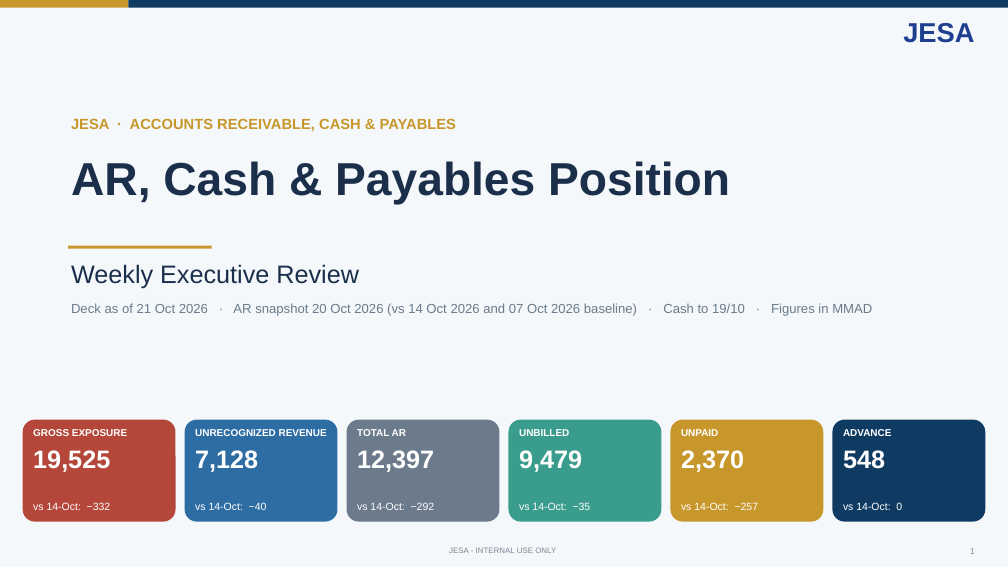
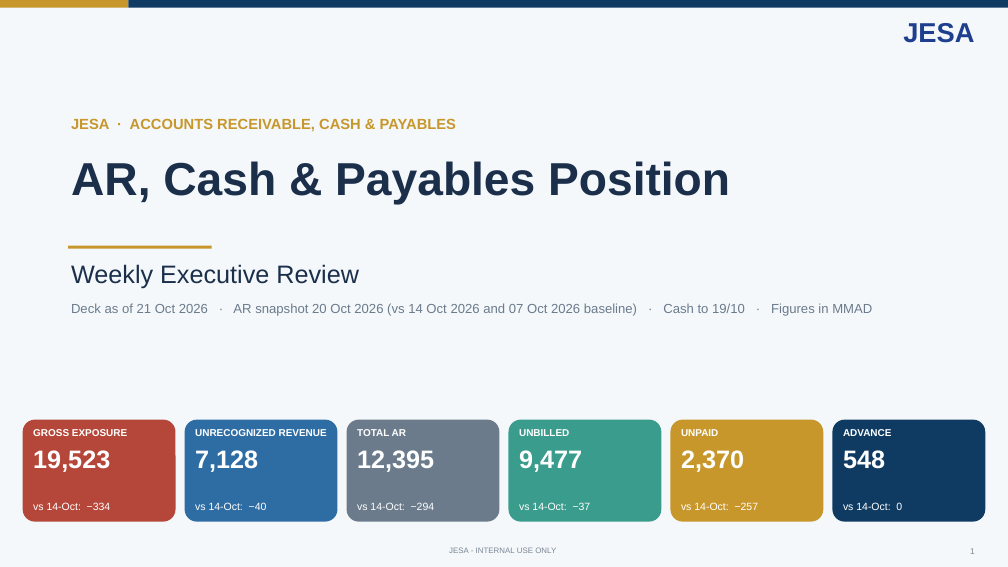
Before and after one commit to cherkaouihassan-art/Skills-Repo, a slide deck: slide 1 of weekly-ar-cash-deck/output/JESA_AR_Cash_Position_2026-10-21.pptx. Drawn at 1008x567 pixels with LibreOffice and Linux fonts; fonts in the diff are those of the drawing. Boxes give left, top, right and bottom in pixels: in the first picture for what was removed or moved away, otherwise in the second. Text is boxed around its words. In the diff, an @@ line names an element or a change of style, - is before the commit and + after.

```diff
--- a/weekly-ar-cash-deck/output/JESA_AR_Cash_Position_2026-10-21.pptx
+++ b/weekly-ar-cash-deck/output/JESA_AR_Cash_Position_2026-10-21.pptx
@@ text at <box>33,450,110,472</box>: text changed @@
-19,525
+19,523
@@ text at <box>357,450,434,472</box>: text changed @@
-12,397
+12,395
@@ text at <box>519,450,582,472</box>: text changed @@
-9,479
+9,477
@@ text at <box>33,502,111,510</box>: text changed @@
-vs 14-Oct: −332
+vs 14-Oct: −334
@@ text at <box>357,502,435,510</box>: text changed @@
-vs 14-Oct: −292
+vs 14-Oct: −294
@@ text at <box>519,502,591,510</box>: text changed @@
-vs 14-Oct: −35
+vs 14-Oct: −37
```
Also in this commit, not shown: 8 other slides changed, 5 other files.
